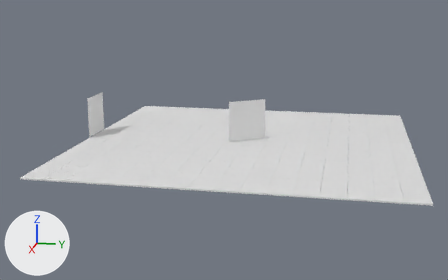
The Blender file lvl1.blend: old version first, new version second.
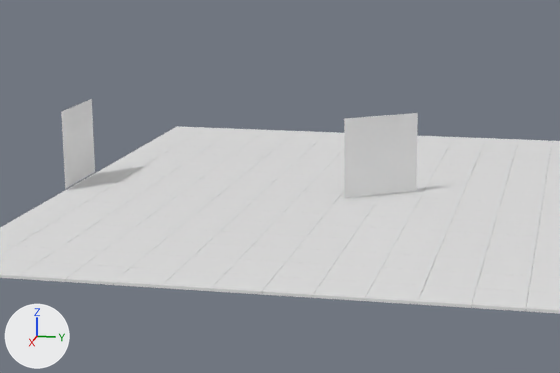
Each version is shown whole from a camera (50 mm lens) standing at (30.0, 4.8, 7.5) and looking at (0.5, -1.1, 0.2), then close up on the part from 13% to 75% of the width and 15% to 82% of the height. Every picture has the same lights, and +X, +Y and +Z are marked at lower left. Materials are left out; every surface is plain grey.

The first close-up shows 'BlackWhite_Tile1.041', 'BlackWhite_Tile1.042', 'BlackWhite_Tile1.059', 'BlackWhite_Tile1.060', 'BlackWhite_Tile1.061', 'BlackWhite_Tile1.062', 'BlackWhite_Tile1.065', 'BlackWhite_Tile1.175', 'BlackWhite_Tile1.178', 'BlackWhite_Tile1.282', 'Mirror', 'Reciever'.
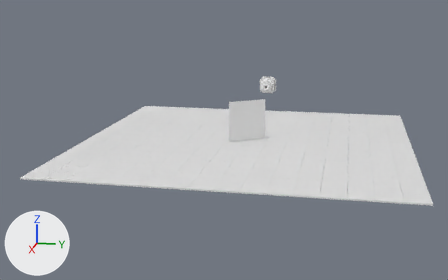
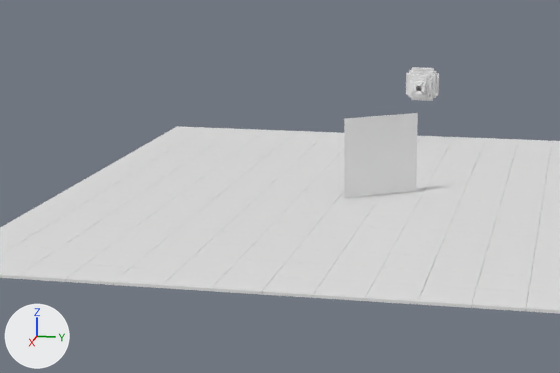
What differs and where, as boxes [x1, y1, x2, y2] in the close-ups (560 x 373 px):
'Reciever', reshaped, moved, turned, rescaled
    before: [61, 99, 95, 189]
    after: [406, 67, 439, 101]

The edits, one by one:
me_plane_004 is used by ob_reciever; location (0.0, -7.99, 1.1); rotation (3.142, -1.571, 1.571), in degrees (180, -90, 90).
me_plane_004 had 4 vertices, 1 face and spanned x -1.0..1.0, y -1.0..1.0, z 0.0.
me_plane_004 now has 736 vertices, 492 faces and spans x -6.0..6.0, y 0.0..12.0, z -6.0..6.0.
me_plane_004 part 1: 4 vertices removed from x -1.0..1.0, y -1.0..1.0, z 0.0; 736 vertices added at x -6.0..6.0, y 0.0..12.0, z -6.0..6.0.
Object 'Reciever' (ob_reciever) moves from (0.0, -7.99, 1.1) to (-7.5, 0.0, 1.2).
Object 'Reciever' (ob_reciever) turns from (180, -90, 90) to (90, 0, 0) degrees about x, y and z.
Object 'Reciever' (ob_reciever) is rescaled from (1.0, 1.0, 1.0) to (0.083, 0.083, 0.083).
